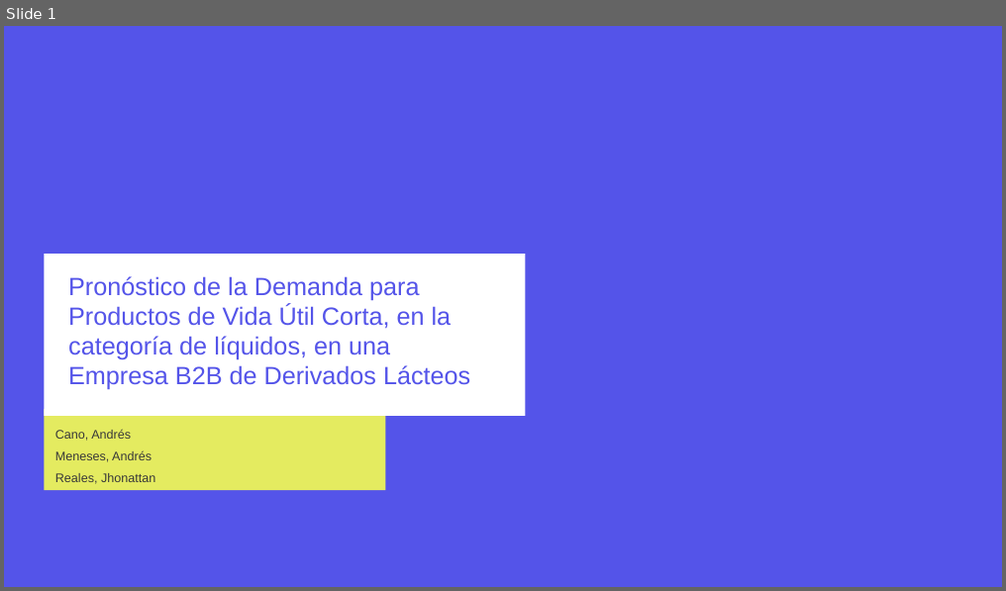
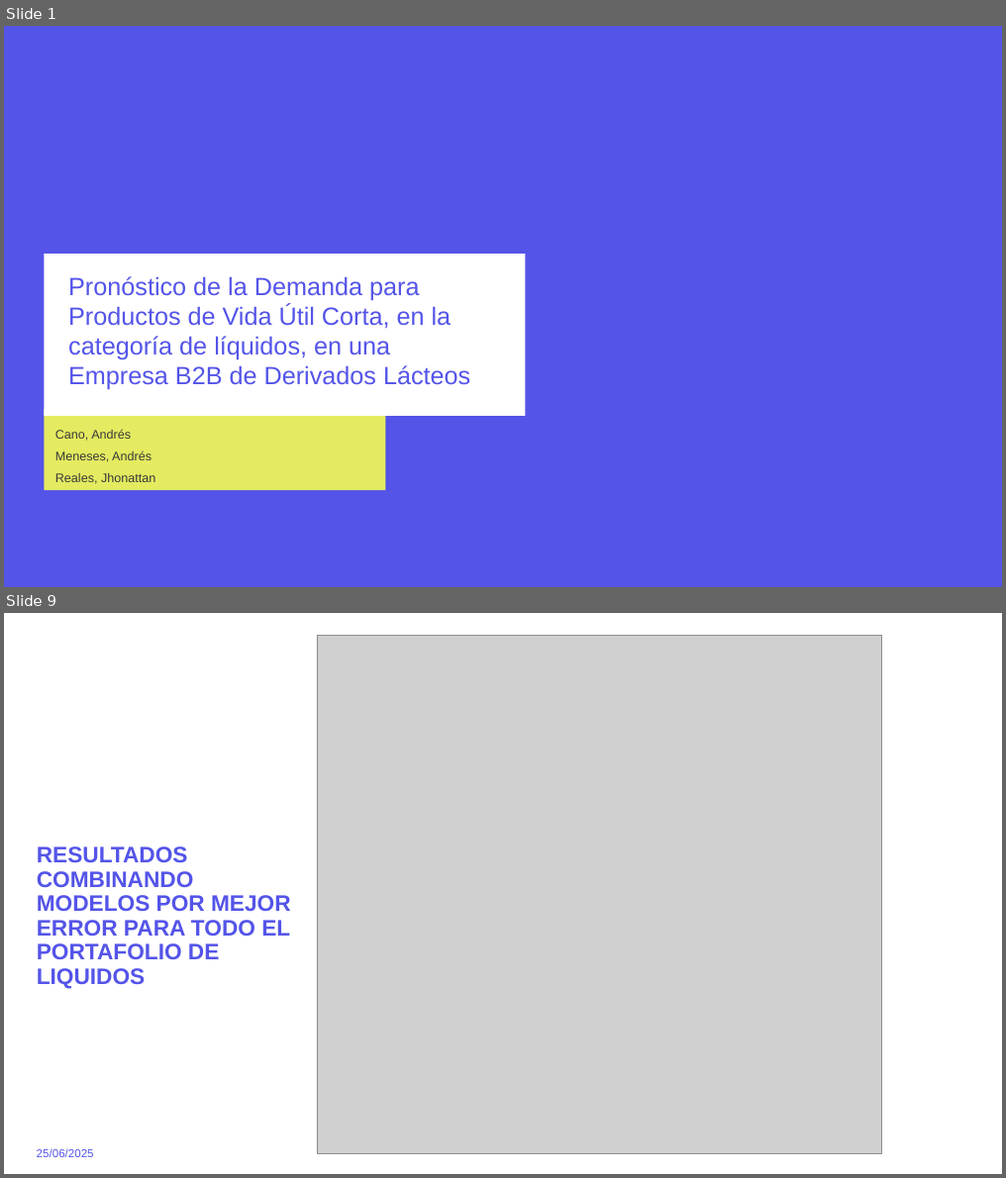
Before and after one commit to JhonattanReales21/innv_tec_1_icesi, a slide deck: others/PRESENTACION FINAL.pptx. Shown one above the other, each under a label of ours: slide 1 before the commit, slides 1 and 9 after it; the slides between them are not shown. The pictures are 1006x591 and 1006x1178 pixels, drawn with LibreOffice and Linux fonts; fonts in the diff are those of the drawing; grey boxes stand for pictures; background and template pictures are left out. Boxes give left, top, right and bottom in pixels: in the first picture for what was removed or moved away, otherwise in the second. Text is boxed around its words. In the diff, an @@ line names an element or a change of style, - is before the commit and + after.

```diff
--- a/others/PRESENTACION FINAL.pptx
+++ b/others/PRESENTACION FINAL.pptx
@@ slide 9 added at bbox=[4, 613, 1002, 1174], background #FFFFFF at 10% opacity @@
@@ picture added at bbox=[317, 635, 881, 1154] @@
@@ title added at bbox=[37, 847, 291, 989], 21.6 pt, text #5454E9, bold @@
+RESULTADOS COMBINANDO MODELOS POR MEJOR ERROR PARA TODO EL PORTAFOLIO DE LIQUIDOS
@@ text added at bbox=[37, 1149, 94, 1157], 11 pt, text #5454E9 @@
+25/06/2025
```
Also in this commit, not shown: 7 slides changed, 2 other slides added, 1 other file.
